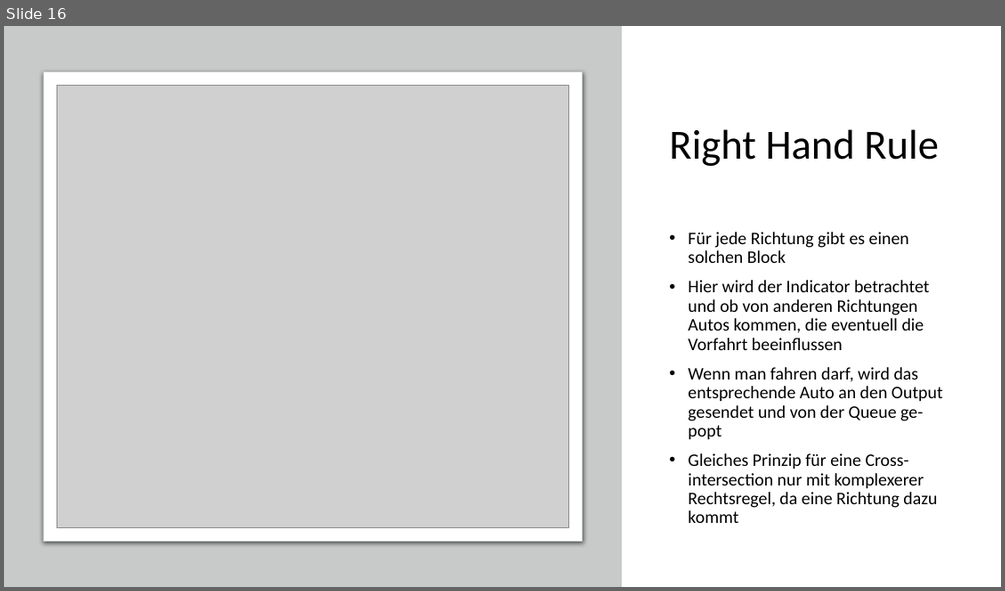
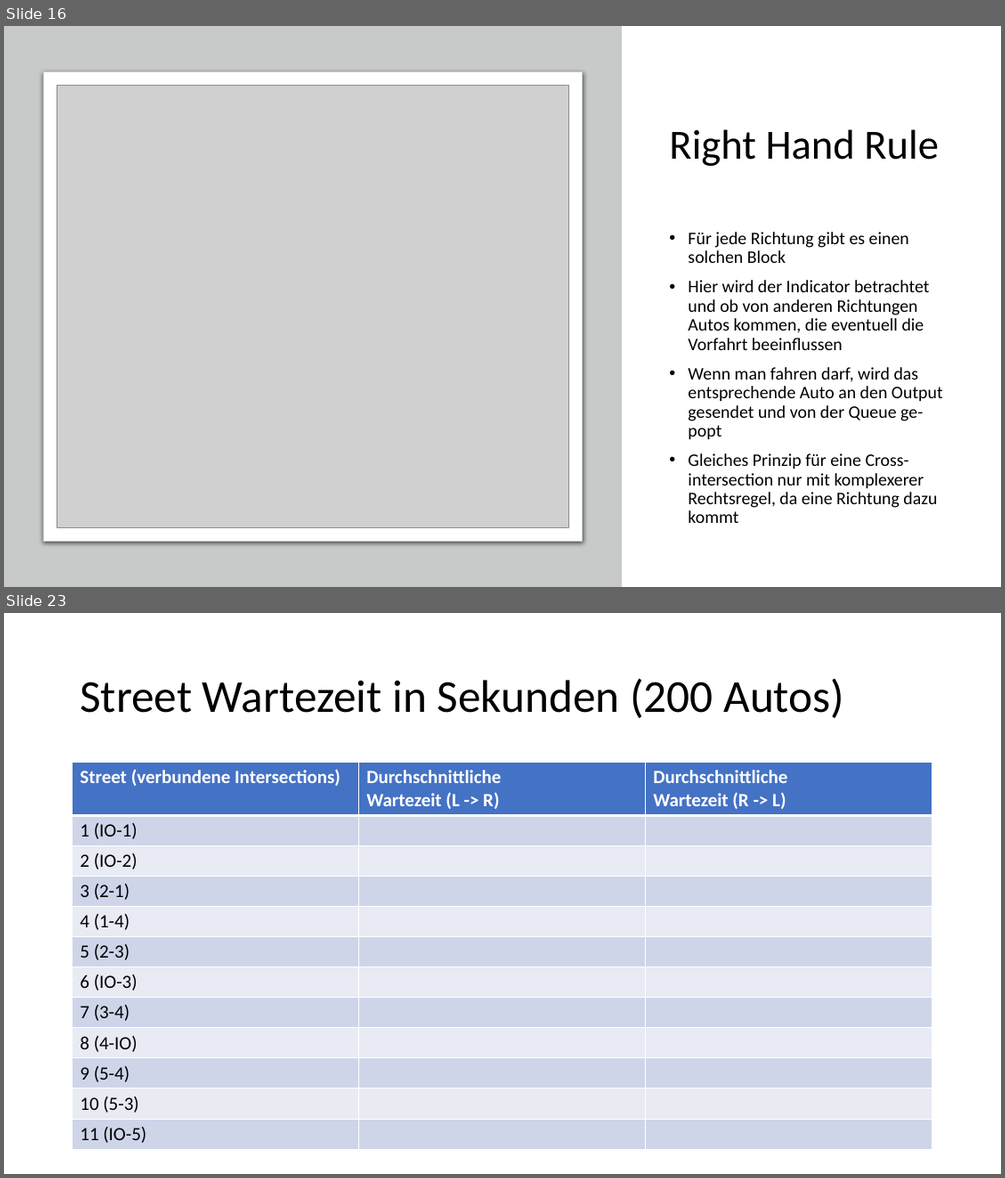
Before and after one commit to code-drey/car_simulation, a slide deck: Presentation/Traffic-flow-modeling-and-analysis.pptx. Shown one above the other, each under a label of ours: slide 16 before the commit, slides 16 and 23 after it; the slides between them are not shown. The pictures are 1005x591 and 1005x1178 pixels, drawn with LibreOffice and Linux fonts; fonts in the diff are those of the drawing; grey boxes stand for pictures. Boxes give left, top, right and bottom in pixels: in the first picture for what was removed or moved away, otherwise in the second. Text is boxed around its words. In the diff, an @@ line names an element or a change of style, - is before the commit and + after.

Commit message:
added a few slides

```diff
--- a/Presentation/Traffic-flow-modeling-and-analysis.pptx
+++ b/Presentation/Traffic-flow-modeling-and-analysis.pptx
@@ slide 23 added at [4,613,1001,1174], background #FFFFFF @@
@@ title added at [80,678,844,718], 44 pt, text #000000 @@
+Street Wartezeit in Sekunden (200 Autos)
@@ table added at [73,763,932,1149], 12 rows, 3 columns @@
+Street (verbundene Intersections) | Durchschnittliche Wartezeit (L -> R) | Durchschnittliche Wartezeit (R -> L)
+1 (IO-1) |  | 
+2 (IO-2) |  | 
+3 (2-1) |  | 
+4 (1-4) |  | 
+5 (2-3) |  | 
+6 (IO-3) |  | 
+7 (3-4) |  | 
+8 (4-IO) |  | 
+9 (5-4) |  | 
+10 (5-3) |  | 
+11 (IO-5) |  | 
```
Also in this commit, not shown: 6 other slides added, 1 slide removed.
